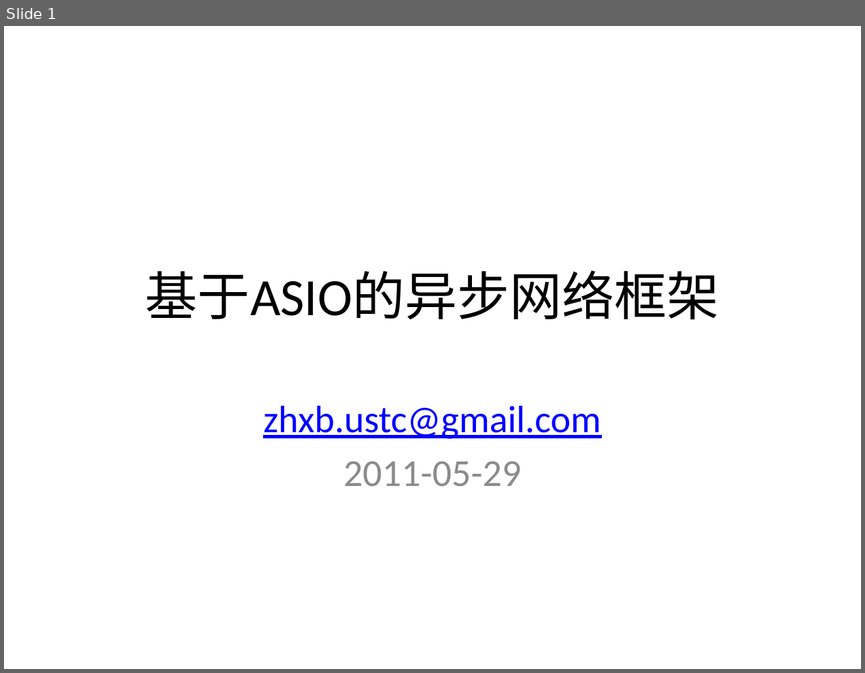
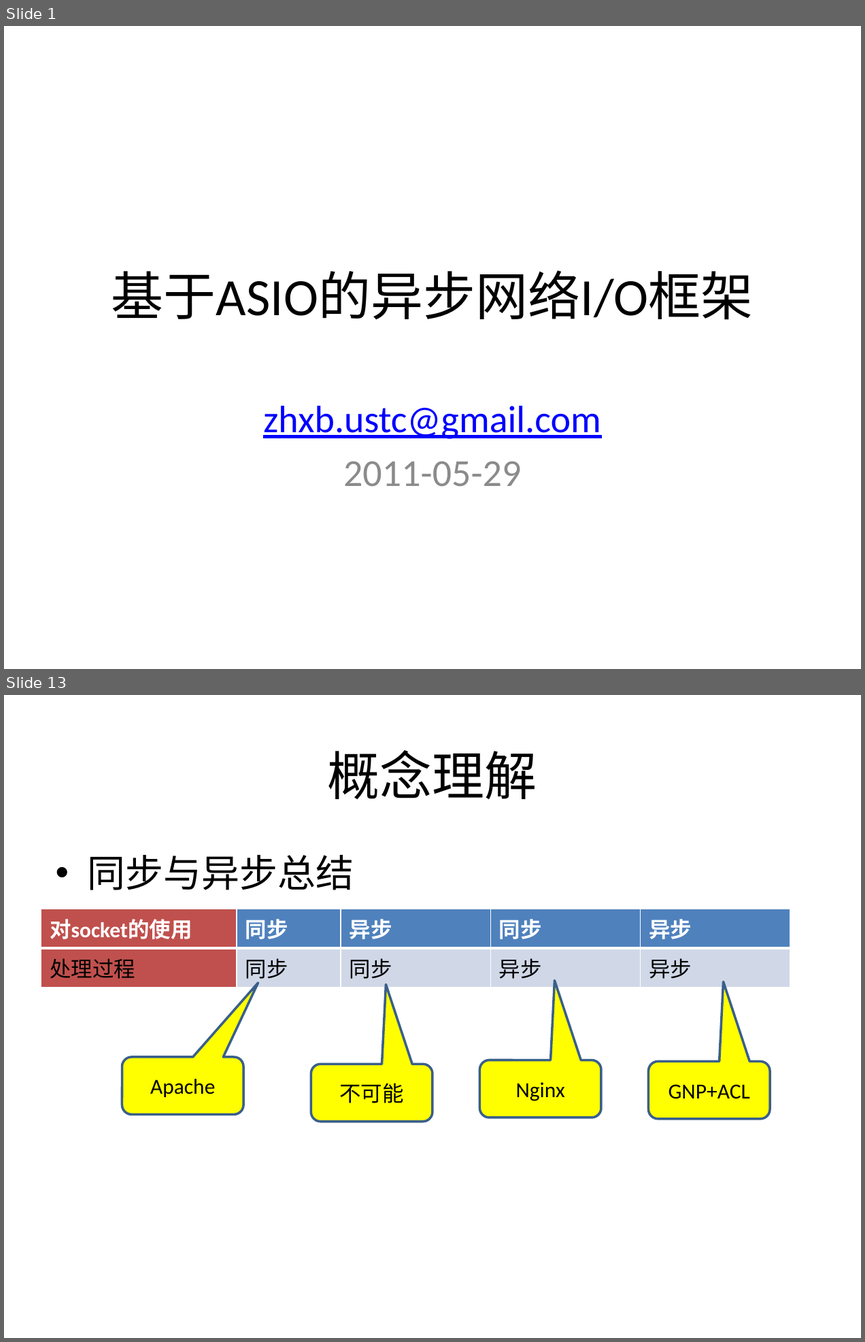
Before and after one commit to kkzhou/kknf, a slide deck: aanf/asio-based2/doc/asio-based AANF.pptx. Shown one above the other, each under a label of ours: slide 1 before the commit, slides 1 and 13 after it; the slides between them are not shown. The pictures are 865x673 and 865x1342 pixels, drawn with LibreOffice and Linux fonts; fonts in the diff are those of the drawing. Boxes give left, top, right and bottom in pixels: in the first picture for what was removed or moved away, otherwise in the second. Text is boxed around its words. In the diff, an @@ line names an element or a change of style, - is before the commit and + after.

```diff
--- a/aanf/asio-based2/doc/asio-based AANF.pptx
+++ b/aanf/asio-based2/doc/asio-based AANF.pptx
@@ slide 13 added at (4,695,861,1338), background #FFFFFF @@
@@ title added at (328,750,537,799), 44 pt, text #000000 @@
+概念理解
@@ text added at (88,855,354,890), 32 pt, text #000000 @@
+• 同步与异步总结
@@ table added at (41,909,789,985), 2 rows, 5 columns @@
+对socket的使用 | 同步 | 异步 | 同步 | 异步
+处理过程 | 同步 | 同步 | 异步 | 异步
@@ rounded speech box added at (122,1057,244,1114), fill #FFFF00, outline #3A5F8C 2 pt, 18 pt, text #000000 @@
+Apache
@@ rounded speech box added at (479,1060,601,1117), fill #FFFF00, outline #3A5F8C 2 pt, 18 pt, text #000000 @@
+Nginx
@@ rounded speech box added at (649,1061,770,1118), fill #FFFF00, outline #3A5F8C 2 pt, 18 pt, text #000000 @@
+GNP+ACL
@@ rounded speech box added at (311,1064,432,1121), fill #FFFF00, outline #3A5F8C 2 pt, 18 pt, text #000000 @@
+不可能
@@ slide 1 changed as well @@
@@ title at (111,270,753,320): text changed @@
-基于ASIO的异步网络框架
+基于ASIO的异步网络I/O框架
```
Also in this commit, not shown: 1 other slide changed, 26 other slides added, 3 slides removed.
